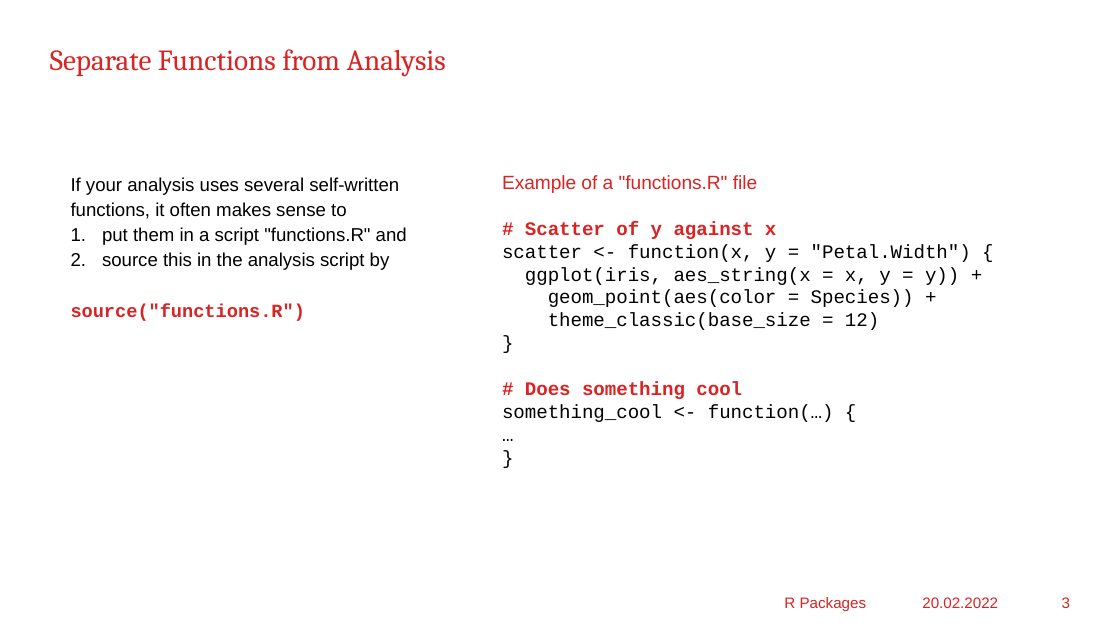
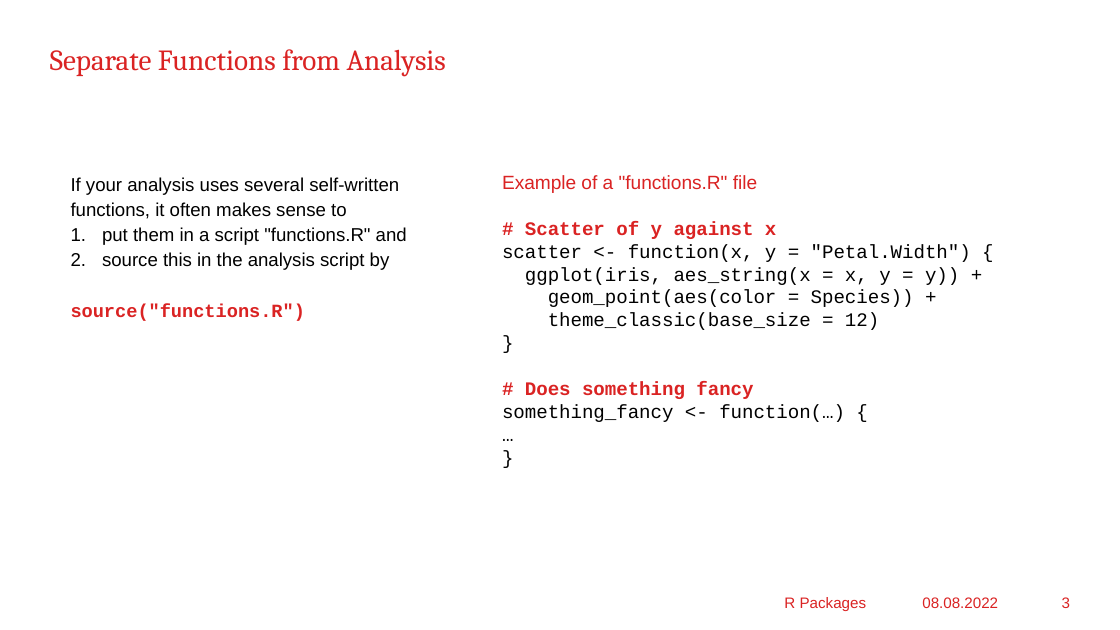
Before and after one commit to mayer79/apero, a slide deck: slide 3 of RPackage_en.pptx. Drawn at 1120x630 pixels with LibreOffice and Linux fonts; fonts in the diff are those of the drawing; background and template pictures are left out. Boxes give left, top, right and bottom in pixels: in the first picture for what was removed or moved away, otherwise in the second. Text is boxed around its words. In the diff, an @@ line names an element or a change of style, - is before the commit and + after.

```diff
--- a/RPackage_en.pptx
+++ b/RPackage_en.pptx
@@ text at (x1=502, y1=381, x2=845, y2=422): text changed @@
-# Does something cool
-something_cool <- function(…) {
+# Does something fancy
+something_fancy <- function(…) {
@@ text at (x1=922, y1=597, x2=998, y2=608): text changed @@
-20.02.2022
+08.08.2022
```
Also in this commit, not shown: 6 other slides changed, 1 other file.
